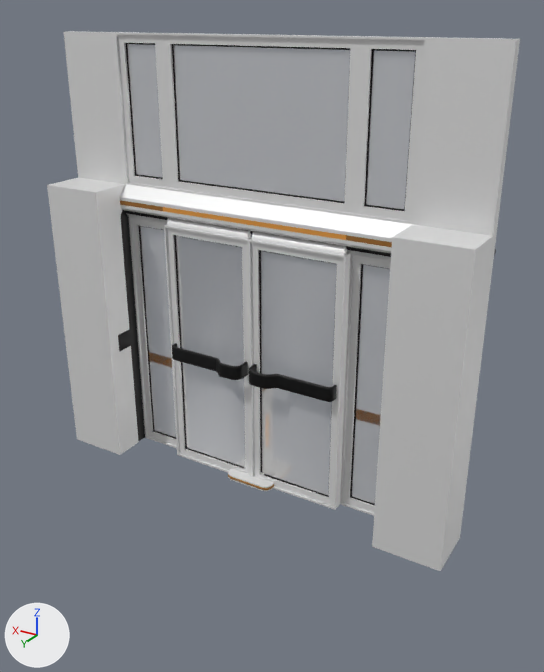
One commit to the COLLADA model Assets/Mesh/functional/functional_elements.dae: the scene before it, then after it.
The view is the same before and after, from a 50 mm lens placed at (-3.34, 5.33, 4.16), pointed at (-0.16, 0.04, 1.52). Lighting does not change. The marker at lower left points along +X, +Y and +Z. Objects named as collision shapes, trigger or cutter boxes, shadow casters or lower levels of detail are left out.

Names of what the first picture shows: 'interaction_door_01a_base', 'interaction_door_01a_panel_L', 'interaction_door_01a_panel_R', 'interactionbutton_01a'.
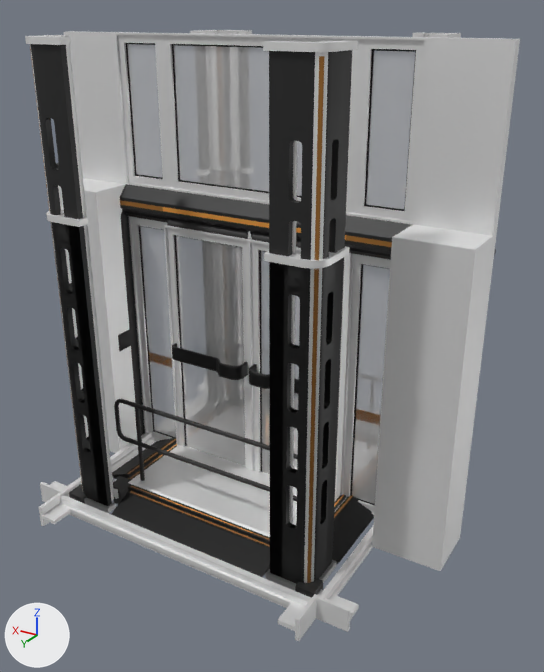
The change, as a list of edits to the scene's bpy script:
```text
Change mat_universal_furniture_metal_01a:
    mat_universal_furniture_metal_01a.base_color: (0.8, 0.8, 0.8) -> (0.0311, 0.0311, 0.0311)  # white #e7e7e7 -> black #313131
Add ob_interaction_bridge_m_01a_deck:
    ob_interaction_bridge_m_01a_deck = bpy.data.objects.new('interaction_bridge_m_01a_deck', me_plane_001)  # 226 vertices, 448 faces; spans x -1.0..1.0, y -1.0..1.0, z -0.33..0.0; in mat_universal_furniture_metal_01b (white #e7e7e7), mat_universal_furniture_metal_01a (black #313131)
    ob_interaction_bridge_m_01a_deck.location = (0.0, 0.0, 0.0)
Add ob_interaction_lift_base:
    ob_interaction_lift_base = bpy.data.objects.new('interaction_lift_base', me_plane_003)  # 3752 vertices, 7680 faces; spans x -1.25..1.25, y -1.25..1.25, z 0.0..4.0; in mat_universal_furniture_metal_01a (black #313131), mat_universal_furniture_metal_01b (white #e7e7e7), mat_universal_furniture_rubber_01a (black #131313), mat_buttoncolor_solid (brown #af7937)
    ob_interaction_lift_base.location = (0.0, 0.0, 0.0)
Add ob_interaction_lift_access_base:
    ob_interaction_lift_access_base = bpy.data.objects.new('interaction_lift_access_base', me_plane_009)  # 84 vertices, 152 faces; spans x -1.25..1.25, y -1.25..1.25, z 0.0..0.1; in mat_universal_furniture_rubber_01a (black #131313), mat_buttoncolor_solid (brown #af7937)
    ob_interaction_lift_access_base.location = (0.0, 0.0, 0.0)
Add ob_interaction_lift_support:
    ob_interaction_lift_support = bpy.data.objects.new('interaction_lift_support', me_plane_010)  # 492 vertices, 960 faces; spans x -1.6..1.6, y -1.6..1.6, z -0.1..0.1; in mat_universal_furniture_metal_01a (black #313131), mat_universal_furniture_metal_01b (white #e7e7e7)
    ob_interaction_lift_support.location = (0.0, 0.0, 0.0)
Add ob_interaction_lift_deck:
    ob_interaction_lift_deck = bpy.data.objects.new('interaction_lift_deck', me_plane_011)  # 806 vertices, 1608 faces; spans x -1.06..1.06, y -1.06..1.06, z -0.05..0.11; in mat_universal_furniture_metal_01a (black #313131), mat_universal_furniture_metal_01b (white #e7e7e7), mat_universal_furniture_rubber_01a (black #131313), mat_buttoncolor_solid (brown #af7937), mat_buttoncolor_glow (orange #ffb050)
    ob_interaction_lift_deck.location = (0.0, 0.0, 0.0)
Add ob_interaction_lift_base_celing:
    ob_interaction_lift_base_celing = bpy.data.objects.new('interaction_lift_base_celing', me_plane_013)  # 2984 vertices, 6080 faces; spans x -1.25..1.25, y -1.25..1.25, z 0.0..2.7; in mat_universal_furniture_metal_01a (black #313131), mat_universal_furniture_metal_01b (white #e7e7e7), mat_universal_furniture_rubber_01a (black #131313), mat_buttoncolor_solid (brown #af7937)
    ob_interaction_lift_base_celing.location = (0.0, 0.0, 0.0)
Add ob_interaction_lift_deck_rail:
    ob_interaction_lift_deck_rail = bpy.data.objects.new('interaction_lift_deck_rail', me_interaction_lift_deck_001)  # 432 vertices, 832 faces; spans x -1.07..1.07, y -0.82..0.82, z 0.11..0.92; in mat_universal_furniture_metal_01a (black #313131)
    ob_interaction_lift_deck_rail.location = (0.0, 0.0, 0.0)
```

What differs and where, as boxes [x1, y1, x2, y2] in the pictures (544 x 672 px):
'interaction_door_01a_base', recoloured
    both: [47, 32, 481, 569]
'interaction_lift_base', added (black)
    after: [25, 30, 461, 591]
'interaction_door_01a_panel_R', recoloured
    both: [248, 232, 351, 510]
'interaction_door_01a_panel_L', recoloured
    both: [164, 218, 252, 476]
'interaction_lift_support', added
    after: [39, 431, 374, 641]
'interaction_lift_deck', added
    after: [113, 443, 346, 543]
'interaction_lift_access_base', added (black)
    after: [111, 437, 374, 577]
'interaction_lift_base_celing', added
    after: [46, 204, 350, 359]
'interaction_lift_deck_rail', added (black)
    after: [114, 399, 297, 501]
'interactionbutton_01a', recoloured
    both: [228, 467, 274, 491]
'interaction_bridge_m_01a_deck', added
    after: [114, 497, 203, 553]
